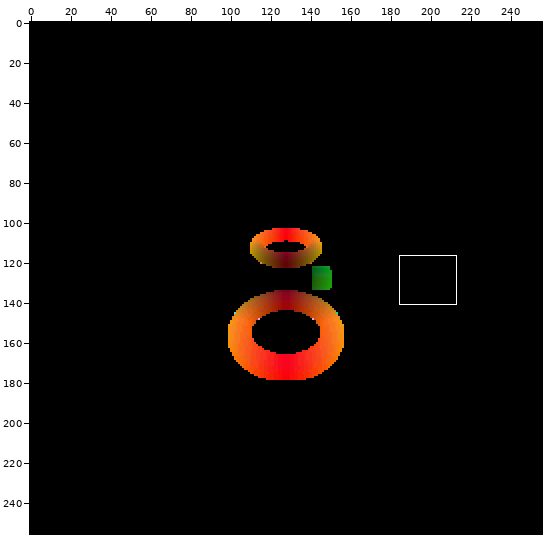
A sprite sheet gets an edit: images/part_8/part_8_15.png. The picture above shows the old version from afar; the outline marks the close-up.
Close-up. Before the commit:
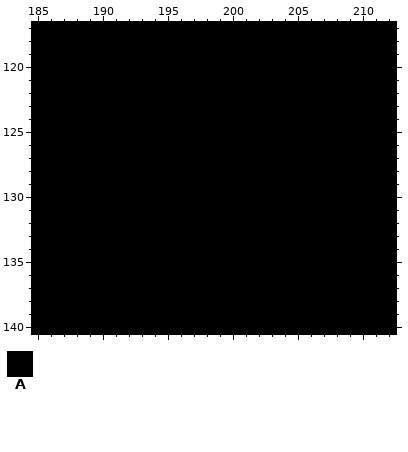
The file is 256x256 pixels. Colours within 5 levels of each other are drawn and written as one. Shown: x 185..212, y 117..140. The commit also changed other parts of the picture, which this record leaves out.
Palette (. is transparent): A #000000
Pixels before, first column x 185:
117 AAAAAAAAAAAAAAAAAAAAAAAAAAAA
118 AAAAAAAAAAAAAAAAAAAAAAAAAAAA
119 AAAAAAAAAAAAAAAAAAAAAAAAAAAA
120 AAAAAAAAAAAAAAAAAAAAAAAAAAAA
121 AAAAAAAAAAAAAAAAAAAAAAAAAAAA
122 AAAAAAAAAAAAAAAAAAAAAAAAAAAA
123 AAAAAAAAAAAAAAAAAAAAAAAAAAAA
124 AAAAAAAAAAAAAAAAAAAAAAAAAAAA
125 AAAAAAAAAAAAAAAAAAAAAAAAAAAA
126 AAAAAAAAAAAAAAAAAAAAAAAAAAAA
127 AAAAAAAAAAAAAAAAAAAAAAAAAAAA
128 AAAAAAAAAAAAAAAAAAAAAAAAAAAA
129 AAAAAAAAAAAAAAAAAAAAAAAAAAAA
130 AAAAAAAAAAAAAAAAAAAAAAAAAAAA
131 AAAAAAAAAAAAAAAAAAAAAAAAAAAA
132 AAAAAAAAAAAAAAAAAAAAAAAAAAAA
133 AAAAAAAAAAAAAAAAAAAAAAAAAAAA
134 AAAAAAAAAAAAAAAAAAAAAAAAAAAA
135 AAAAAAAAAAAAAAAAAAAAAAAAAAAA
136 AAAAAAAAAAAAAAAAAAAAAAAAAAAA
137 AAAAAAAAAAAAAAAAAAAAAAAAAAAA
138 AAAAAAAAAAAAAAAAAAAAAAAAAAAA
139 AAAAAAAAAAAAAAAAAAAAAAAAAAAA
140 AAAAAAAAAAAAAAAAAAAAAAAAAAAA
The same view after the edit:
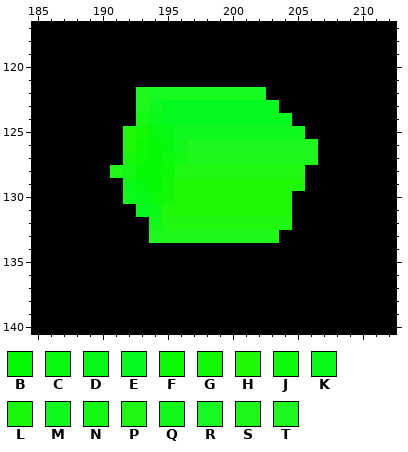
Colours new in this view: B #05f905  C #05f90f  D #05f915  E #05f91f  F #0bf905  G #13f905  H #1ff908  J #0bf90b  K #0bf916  L #17f90b  M #10f91f  N #13f911  P #1ff911  Q #12f919  R #17f91f  S #1ff919  T #1df91f
Difference:
{"y":122,"x":193,"old":"AAAAAAAAAA","new":"SRRRRRRRRR"}
{"y":123,"x":193,"old":"AAAAAAAAAAA","new":"SMEEEEEEEEE"}
{"y":124,"x":193,"old":"AAAAAAAAAAAA","new":"NKEEEEEEEEEE"}
{"y":125,"x":192,"old":"AAAAAAAAAAAAAA","new":"HGCDMMMMMMMMMM"}
{"y":126,"x":192,"old":"AAAAAAAAAAAAAAA","new":"HFBCQTTTTTTTTTT"}
{"y":127,"x":192,"old":"AAAAAAAAAAAAAAA","new":"LFBJNSSSSSSSSSS"}
{"y":128,"x":191,"old":"AAAAAAAAAAAAAAA","new":"SNBBFPPPPPPPPPP"}
{"y":129,"x":192,"old":"AAAAAAAAAAAAAA","new":"KCBGHHHHHHHHHH"}
{"y":130,"x":192,"old":"AAAAAAAAAAAAA","new":"MDJGHHHHHHHHH"}
{"y":131,"x":193,"old":"AAAAAAAAAAAA","new":"EKHHHHHHHHHH"}
{"y":132,"x":194,"old":"AAAAAAAAAAA","new":"QPPPPPPPPPP"}
{"y":133,"x":194,"old":"AAAAAAAAAA","new":"TSSSSSSSSS"}
{"label":"changed","picture_box":[110,87,318,243]}
